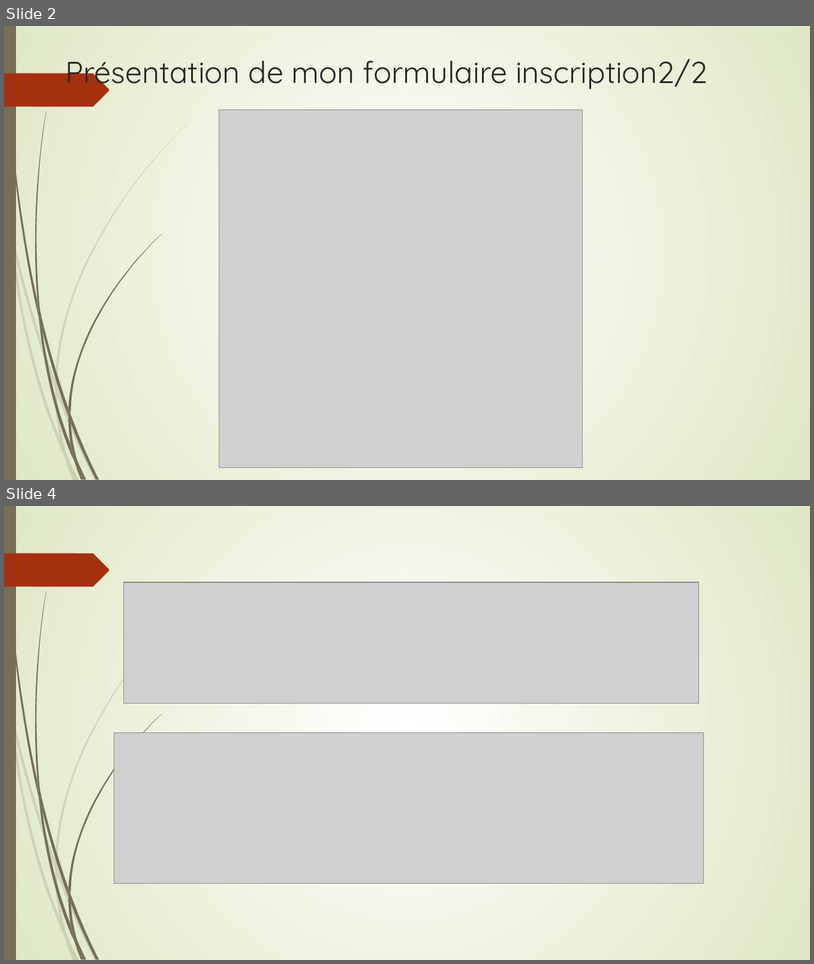
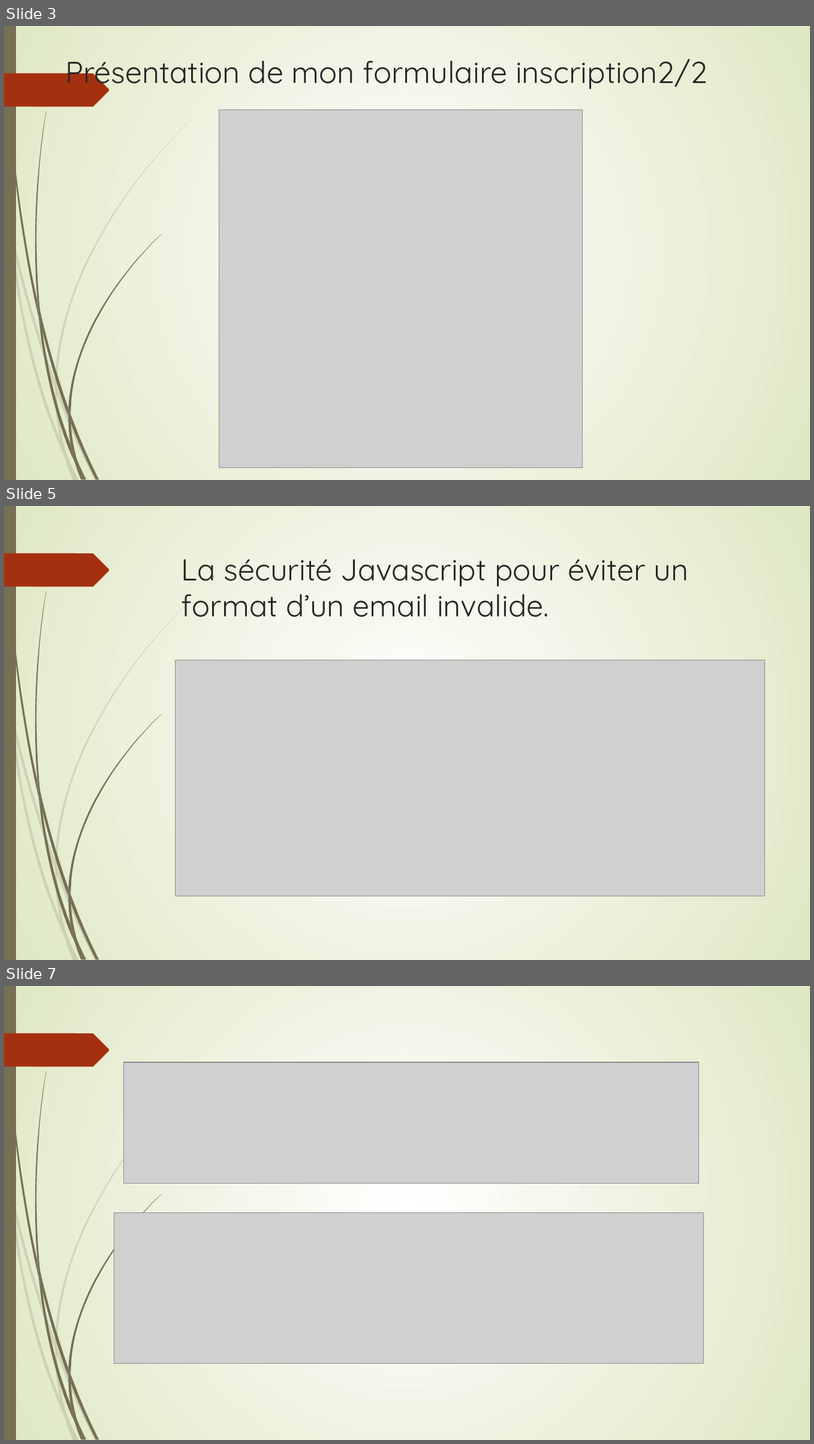
Before and after one commit to Kevin200122/DWWM, a slide deck: DossierProjetStage/DossierProjetBonus.odp. Shown one above the other, each under a label of ours: slides 2 and 4 before the commit, slides 3, 5 and 7 after it; the slides between them are not shown. The pictures are 814x964 and 814x1444 pixels, drawn with LibreOffice and Linux fonts; fonts in the diff are those of the drawing; grey boxes stand for pictures. Boxes give left, top, right and bottom in pixels: in the first picture for what was removed or moved away, otherwise in the second. Text is boxed around its words. In the diff, an @@ line names an element or a change of style, - is before the commit and + after.

```diff
--- a/DossierProjetStage/DossierProjetBonus.odp
+++ b/DossierProjetStage/DossierProjetBonus.odp
@@ slide 5 added at (x1=4, y1=506, x2=810, y2=960), background gradient #FFFFFF to #DFE8C4; not listed: 26 template elements that a slide beside it also shows @@
@@ title added at (x1=182, y1=559, x2=689, y2=617), 36 pt, text #262626 @@
+La sécurité Javascript pour éviter un format d’un email invalide.
@@ picture added at (x1=176, y1=660, x2=765, y2=895) @@
@@ what was slide 2 is now slide 3 @@
@@ what was slide 4 is now slide 7 @@
```
Also in this commit, not shown: 2 slides changed, 5 other slides added, 1 other file.
